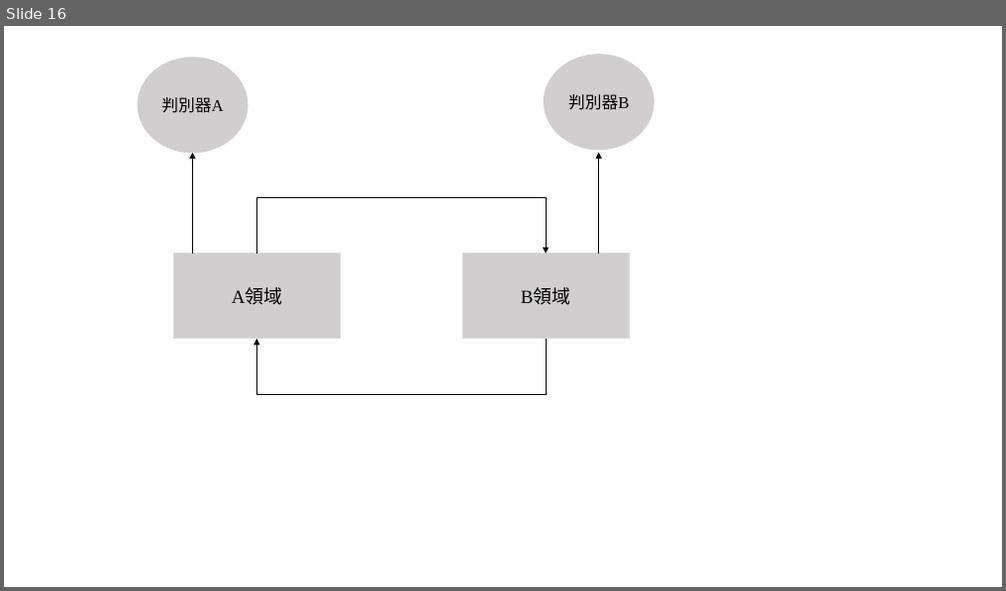
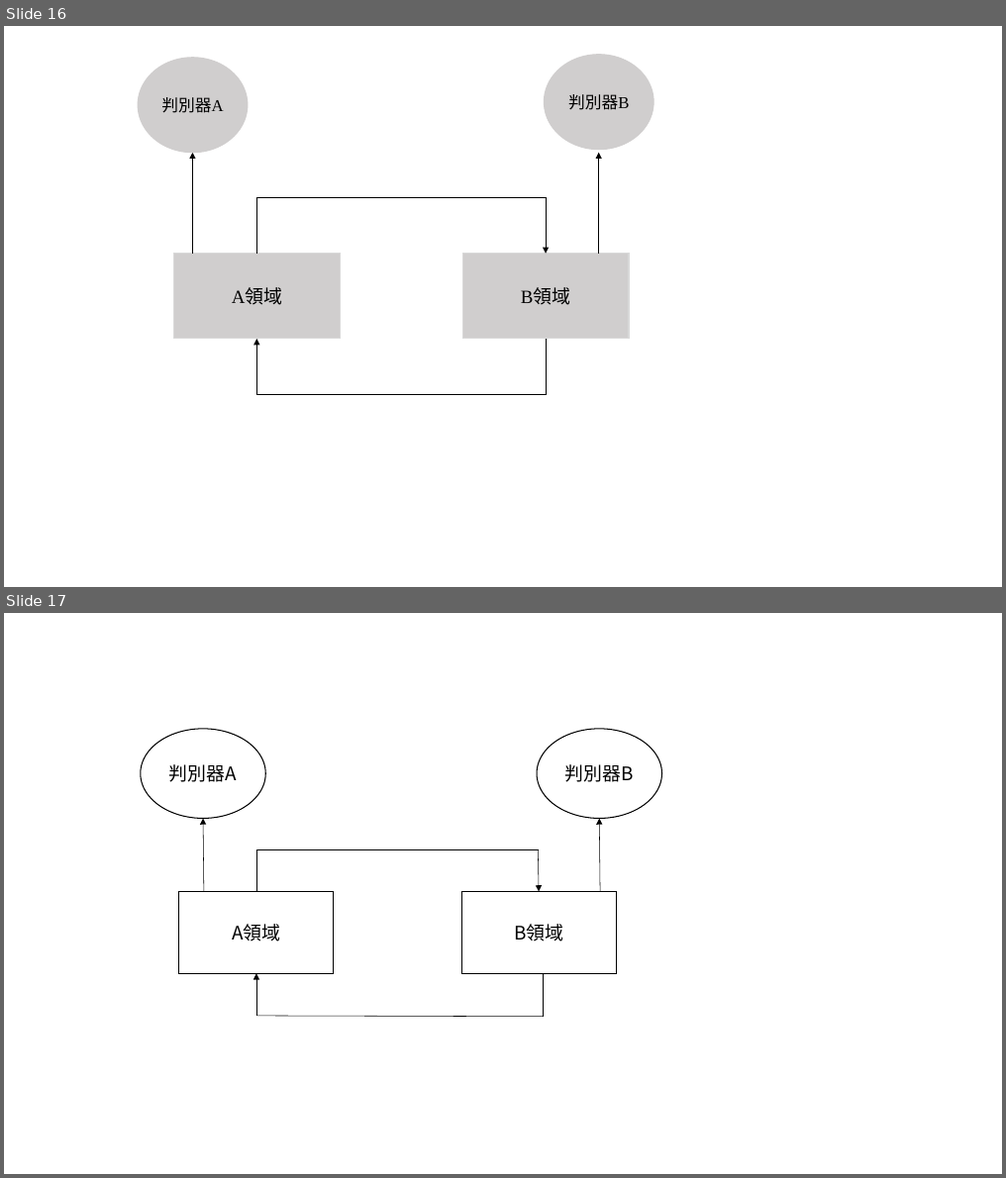
Before and after one commit to 10994015/paper, a slide deck: 論文/模型圖繪製.pptx. Shown one above the other, each under a label of ours: slide 16 before the commit, slides 16 and 17 after it. The pictures are 1006x591 and 1006x1178 pixels, drawn with LibreOffice and Linux fonts; fonts in the diff are those of the drawing. Boxes give left, top, right and bottom in pixels: in the first picture for what was removed or moved away, otherwise in the second. Text is boxed around its words. In the diff, an @@ line names an element or a change of style, - is before the commit and + after.

```diff
--- a/論文/模型圖繪製.pptx
+++ b/論文/模型圖繪製.pptx
@@ slide 17 added at box(4, 613, 1002, 1174), background #FFFFFF @@
@@ ellipse added at box(141, 729, 265, 819), fill #FFFFFF, outline #000000 1 pt, 18 pt, text #000000 @@
+判別器A
@@ ellipse added at box(537, 729, 662, 819), fill #FFFFFF, outline #000000 1 pt, 18 pt, text #000000 @@
+判別器B
@@ arrow added from (204, 891) to (203, 818), #000000 0.5 pt @@
@@ arrow added from (600, 891) to (599, 818), #000000 0.5 pt @@
@@ line added from (256, 891) to (256, 850), #000000 0.5 pt @@
@@ line added from (257, 850) to (539, 850), #000000 0.5 pt @@
@@ arrow added from (538, 850) to (539, 891), #000000 0.5 pt @@
@@ rectangle added at box(179, 891, 334, 973), fill #FFFFFF, outline #000000 1 pt, 18 pt, text #000000 @@
+A領域
@@ rectangle added at box(461, 891, 616, 973), fill #FFFFFF, outline #000000 1 pt, 18 pt, text #000000 @@
+B領域
@@ arrow added from (256, 1016) to (256, 973), #000000 0.5 pt @@
@@ line added from (543, 1017) to (543, 974), #000000 0.5 pt @@
@@ line added from (257, 1016) to (543, 1017), #000000 0.5 pt @@
```
Also in this commit, not shown: 2 other files.
